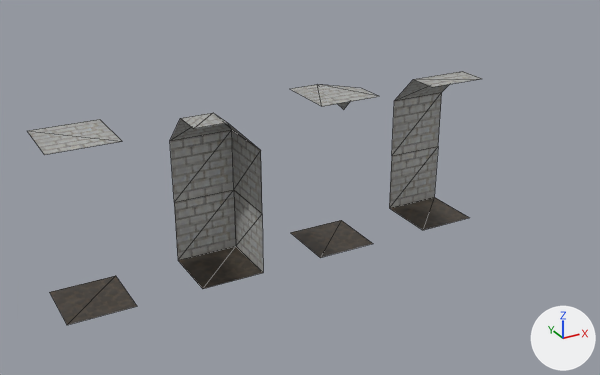
Renders of the glTF model World/Assets/Tiles/DungeonTileSet/Dungeon.glb from each side of a commit.
Rendered twice from a 50 mm camera at (-5.37, -11.02, 6.94) aimed at (0.49, -0.36, 1.61). Arrows for +X, +Y and +Z are at lower right; the lights stay in place. Mesh edges are drawn as thin lines.

Before the edit, the objects in view are built like this:
```python
ob_corner_wall_col = bpy.data.objects.new('Corner-Wall-col', me_plane_001)
ob_corner_wall_col.location = (-1.0, -0.5, 0.65)
ob_cornice_wall_col = bpy.data.objects.new('Cornice-Wall-col', me_plane_006)
ob_cornice_wall_col.location = (1.0, -0.5, 0.65)
ob_flat_wall_col = bpy.data.objects.new('Flat-Wall-col', me_plane)
ob_flat_wall_col.location = (3.0, -0.5, 0.65)
ob_wall_col = bpy.data.objects.new('Wall-col', me_plane_004)
ob_wall_col.location = (-3.0, -0.5, 0.65)
```
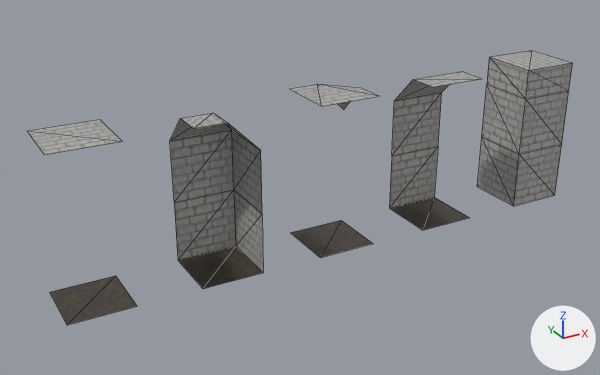
The change, as JSON lines over the scene's bpy script:
```json
{"op": "remove", "block": "mat_material_001", "code": "n3 = _N.new('ShaderNodeNormalMap'); n3.name = 'Normal Map'"}
{"op": "remove", "block": "mat_material_001", "code": "n3.uv_map = 'UVMap'"}
{"op": "remove", "block": "mat_material_001", "code": "n4 = _N.new('ShaderNodeTexImage'); n4.name = 'Image Texture.001'"}
{"op": "remove", "block": "mat_material_001", "code": "n4.image = img_atlas_n"}
{"block": "mat_material_001", "where": "n0 = _N.new('ShaderNodeBsdfPrincipled'); n0.name = 'Principled BSDF'"}
{"op": "remove", "block": "mat_material_001", "code": "_L.new(n3.outputs[0], n0.inputs[5])  # 'Normal' to 'Normal'"}
{"op": "remove", "block": "mat_material_001", "code": "_L.new(n4.outputs[0], n3.inputs[1])  # 'Color' to 'Color'"}
{"op": "add", "block": "me_plane_002", "code": ["me_plane_002 = bpy.data.meshes.new('Plane.002')", "me_plane_002.from_pydata(...)  # 16 vertices, 28 faces; spans x -0.5..0.5, y -0.5..0.5, z 0.0..2.5", "me_plane_002.materials.append(mat_material_001)  # picture img_atlas"]}
{"op": "add", "block": "ob_column_col", "code": ["ob_column_col = bpy.data.objects.new('Column-col', me_plane_002)", "ob_column_col.location = (5.0, -0.5, 0.65)"]}
```

What differs and where, as boxes [x1, y1, x2, y2] in the pictures (600 x 375 px):
```json
{"object": "Column-col", "change": "added", "after": [477, 50, 573, 206]}
```
